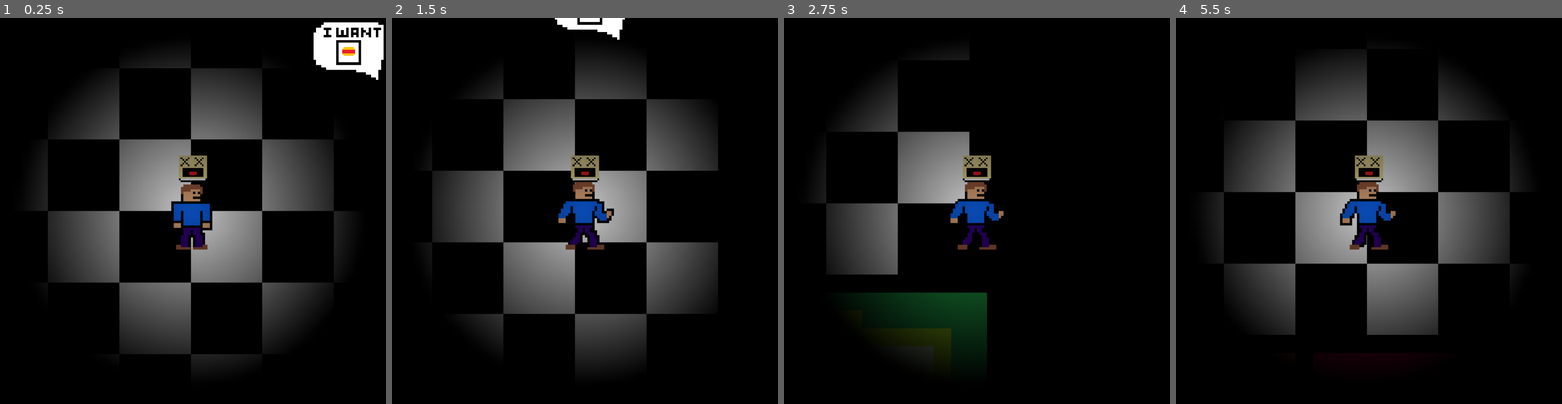
Above: before the commit, frames 1-4 (left to right).
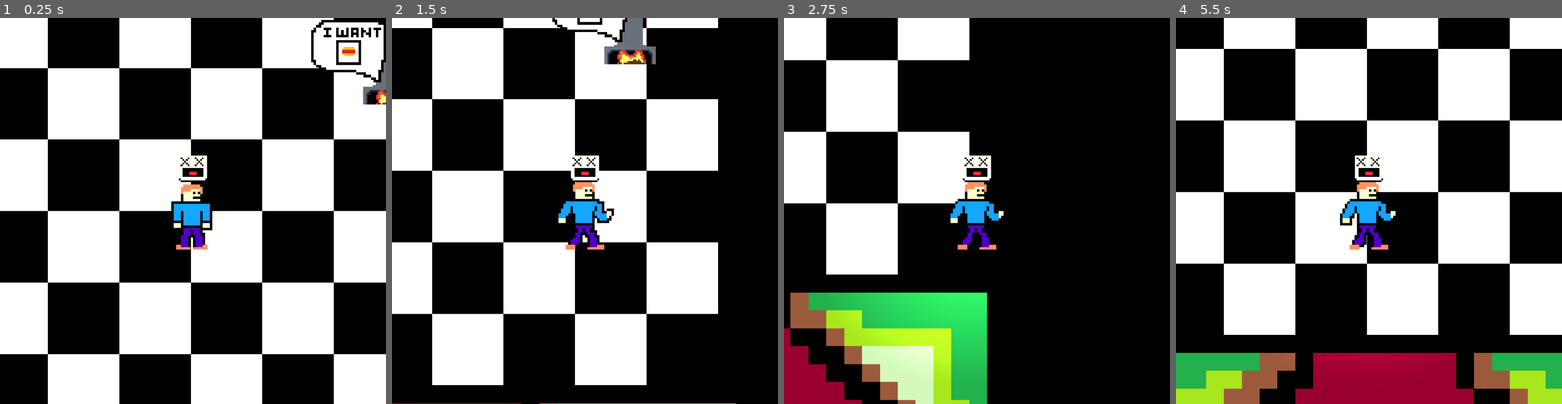
Above: after the commit, the same moments.

Repository: Vektor-Studios/Hackclub-Haven
Game: Godot game, scene res://Scenes/game.tscn
Two runs of this game, one before a commit and one after it. Both use one fixed random seed, a clock stepped at 60 frames per second and the inputs below. The engine's default icon, where the game draws it, is replaced by a stand-in: a white triangle on a blue panel in a dark square.
Inputs:
- Up to frame 1 (0.25 s): no input
- Up to frame 2 (1.5 s): tap Enter at 0.5 s; hold D (right) 0.53-1.28 s; hold S (down) from 1.28 s (still down)
- Up to frame 3 (2.75 s): release S (down) at 2.03 s; hold D (right) from 2.03 s (still down)
- Up to frame 4 (5.5 s): release D (right) at 2.78 s; hold W (up) 2.78-3.53 s; hold A (left) 3.53-5.03 s; hold S (down) from 5.03 s (still down)

The runs differ from the first frame. In frame 1, 50% of the frame differs, in the area x 0-100%, y 0-100%; in frame 2, 40%; in frame 3, 30%; in frame 4, 53%.

Commit message:
burner2

Diff:
--- a/Scenes/burner.tscn
+++ b/Scenes/burner.tscn
@@ -1,6 +1,7 @@
 [gd_scene format=3 uid="uid://cau63g10mgg4q"]
 
 [ext_resource type="Script" path="res://Scripts/burner.gd" id="1_ldc4f"]
+[ext_resource type="Texture2D" uid="uid://bppby023f8mpx" path="res://Sprites/burner_sprite.png" id="1_xmnwn"]
 
 [sub_resource type="CircleShape2D" id="CircleShape2D_603e6"]
 radius = 138.00362
@@ -13,6 +14,7 @@
 script = ExtResource("1_ldc4f")
 
 [node name="BurnerSprite" type="Sprite2D" parent="." unique_id=1956238086]
+texture = ExtResource("1_xmnwn")
 
 [node name="Area2D" type="Area2D" parent="." unique_id=1499826417]
 collision_layer = 0
--- a/Scenes/game.tscn
+++ b/Scenes/game.tscn
@@ -4,6 +4,7 @@
 [ext_resource type="PackedScene" uid="uid://dl8sll7pcc4yp" path="res://Scenes/food_item_pickup.tscn" id="2_qxrlw"]
 [ext_resource type="PackedScene" uid="uid://b34un58kud4c8" path="res://Scenes/speech_bubble.tscn" id="3_wrm1d"]
 [ext_resource type="PackedScene" uid="uid://bk4gouwwvqhsf" path="res://Scenes/hotel_map.tscn" id="4_3dryh"]
+[ext_resource type="PackedScene" uid="uid://cau63g10mgg4q" path="res://Scenes/burner.tscn" id="5_wowpa"]
 
 [sub_resource type="Gradient" id="Gradient_3dryh"]
 offsets = PackedFloat32Array(0, 0.4849624)
@@ -22,6 +23,7 @@
 scale = Vector2(1.5, 1.5)
 
 [node name="CanvasModulate" type="CanvasModulate" parent="." unique_id=1043050218]
+visible = false
 color = Color(0, 0, 0, 1)
 
 [node name="Player" parent="." unique_id=1714150782 instance=ExtResource("1_ebmjs")]
@@ -42,3 +44,6 @@
 
 [node name="FoodItemPickup" parent="." unique_id=624916689 instance=ExtResource("2_qxrlw")]
 position = Vector2(419, 238)
+
+[node name="Burner" parent="." unique_id=1445088838 instance=ExtResource("5_wowpa")]
+position = Vector2(4198, 209)
--- a/project.godot
+++ b/project.godot
@@ -12,7 +12,7 @@
 
 config/name="Hackclub Haven"
 run/main_scene="uid://du1r3j5673vca"
-config/features=PackedStringArray("4.7", "Forward Plus")
+config/features=PackedStringArray("4.6", "Forward Plus")
 config/icon="res://Sprites/icon.svg"
 
 [autoload]
Binary file added: Sprites/burner_sprite.png
Not shown, added: Sprites/burner_sprite.png.import
